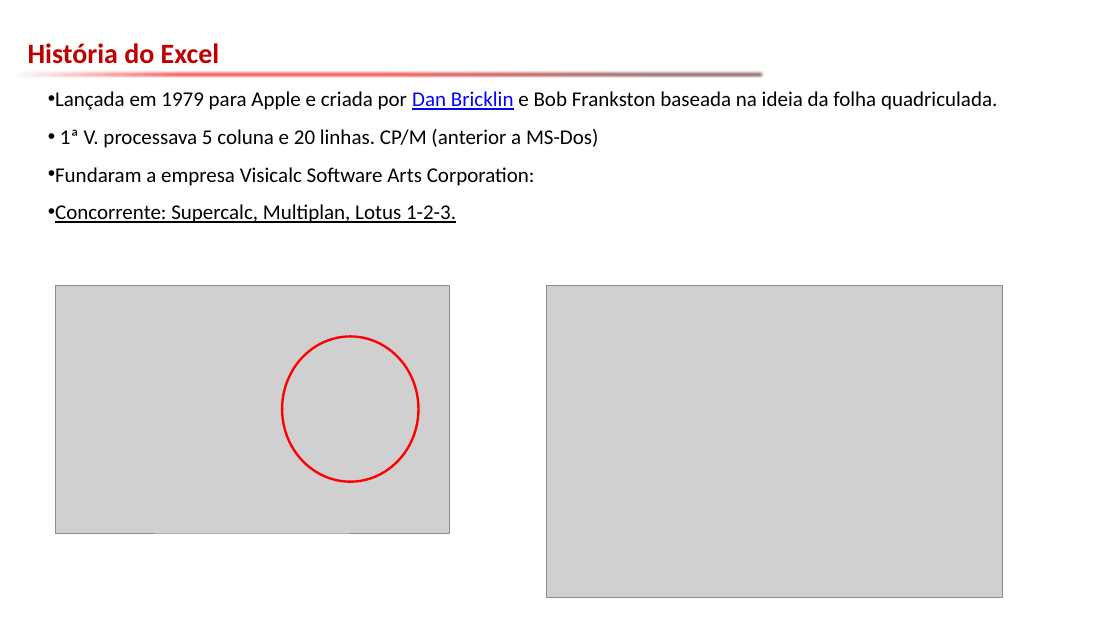
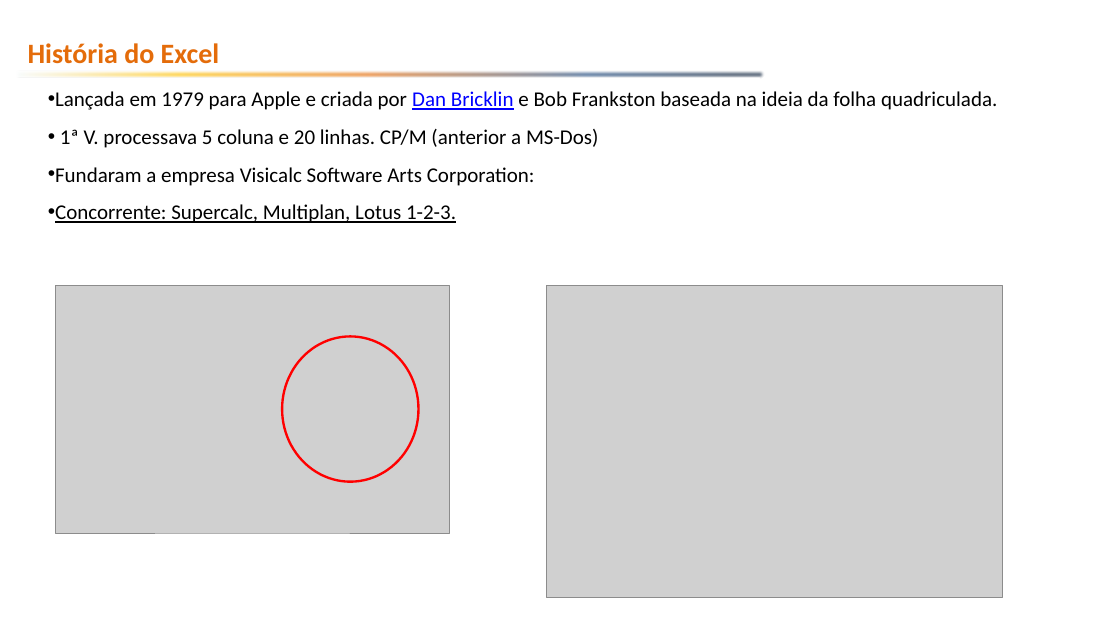
Before and after one commit to emerson-fenrir/Excel_Basico, a slide deck: slide 7 of Aula3.pptx. Drawn at 1120x630 pixels with LibreOffice and Linux fonts; fonts in the diff are those of the drawing; grey boxes stand for pictures; background and template pictures are left out. Boxes give left, top, right and bottom in pixels: in the first picture for what was removed or moved away, otherwise in the second. Text is boxed around its words. In the diff, an @@ line names an element or a change of style, - is before the commit and + after.

```diff
--- a/Aula3.pptx
+++ b/Aula3.pptx
@@ text "História do Excel" at (28,43,220,64): text colour #C00000 to #E46C0A @@
@@ right arrow at (16,68,765,81): fill gradient #F6FBFC to #FF0000 to #632523 to gradient #F6FBFC to #FFC000 to #E46C0A to #1F497D to #0F243E @@
```
Also in this commit, not shown: 41 other slides changed, 1 slide added, 2 other files.
